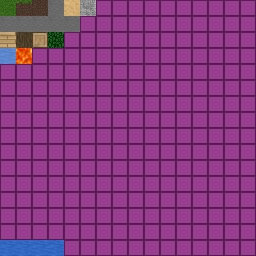
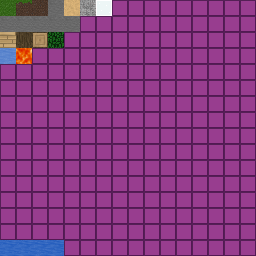
Before/after of a 256x256 layered artwork. What changed in the layer stack:
added layer "glass" (25%) above "grass top" over box(96, 0, 112, 16)
added layer "grass top" above "atlas.png" over box(16, 0, 32, 4)
painted on "atlas.png" over box(0, 0, 112, 47)
